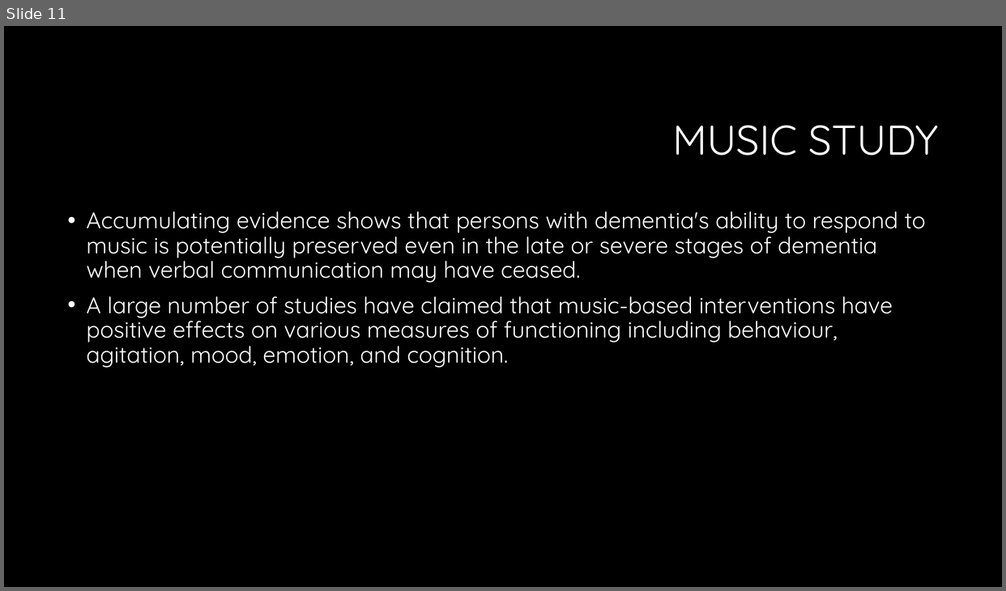
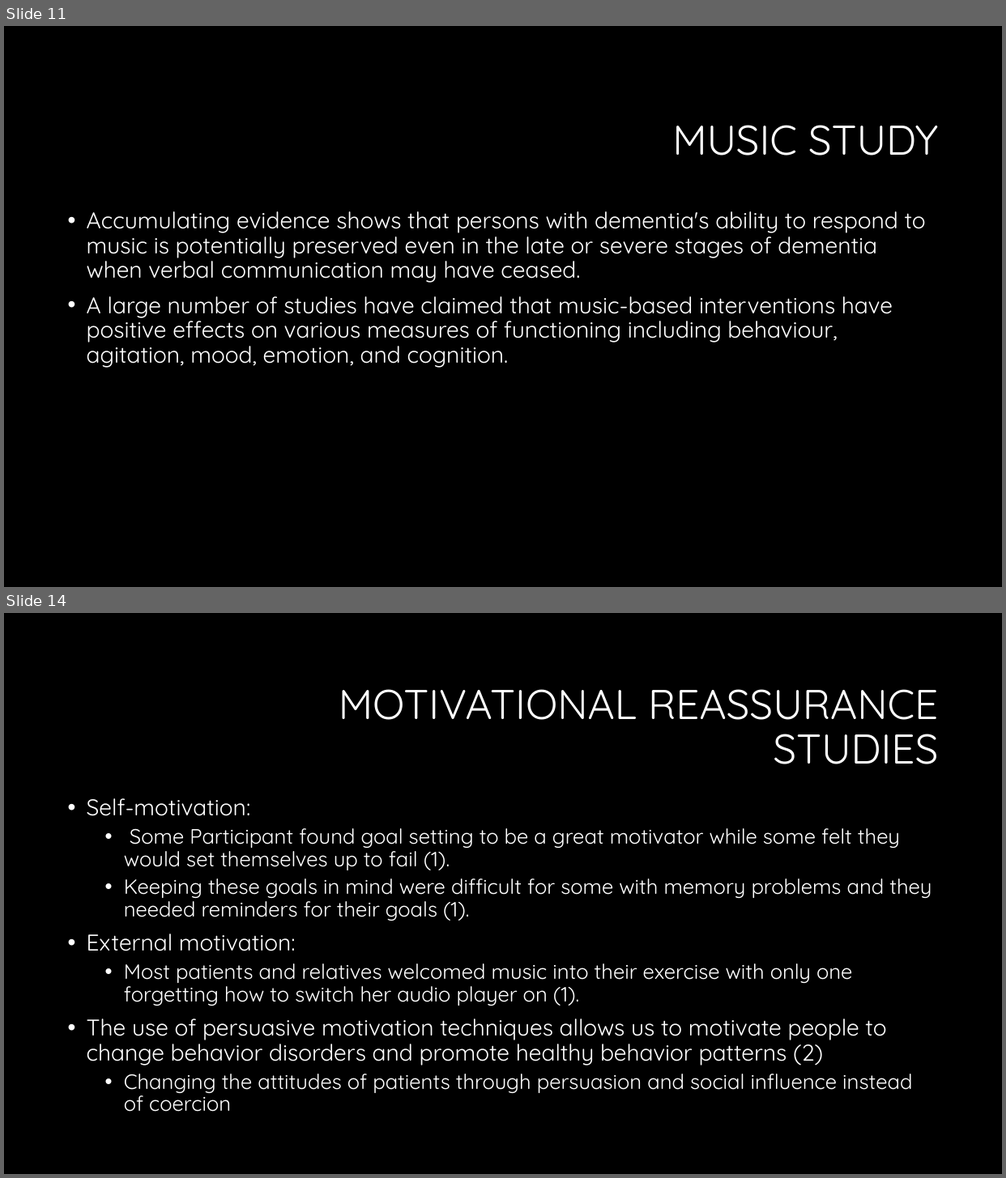
Before and after one commit to LoftieFourie/Honours_Project, a slide deck: Review of studies to motivate implementation and design.pptx. Shown one above the other, each under a label of ours: slide 11 before the commit, slides 11 and 14 after it; the slides between them are not shown. The pictures are 1006x591 and 1006x1178 pixels, drawn with LibreOffice and Linux fonts; fonts in the diff are those of the drawing; background and template pictures are left out. Boxes give left, top, right and bottom in pixels: in the first picture for what was removed or moved away, otherwise in the second. Text is boxed around its words. In the diff, an @@ line names an element or a change of style, - is before the commit and + after.

```diff
--- a/Review of studies to motivate implementation and design.pptx
+++ b/Review of studies to motivate implementation and design.pptx
@@ slide 14 added at box(4, 613, 1002, 1174), background #000000 @@
@@ title added at box(339, 689, 938, 764), 40 pt, text #FFFFFF @@
+MOTIVATIONAL REASSURANCE STUDIES
@@ text added at box(87, 798, 931, 1112), 20 pt, text #FFFFFF @@
+• Self-motivation:
+  • Some Participant found goal setting to be a great motivator while some felt they would set themselves up to fail (1).
+  • Keeping these goals in mind were difficult for some with memory problems and they needed reminders for their goals (1).
+• External motivation:
+  • Most patients and relatives welcomed music into their exercise with only one forgetting how to switch her audio player on (1).
+• The use of persuasive motivation techniques allows us to motivate people to change behavior disorders and promote healthy behavior patterns (2)
+  • Changing the attitudes of patients through persuasion and social influence instead of coercion
```
Also in this commit, not shown: 2 slides changed, 2 other slides added, 1 slide removed.
